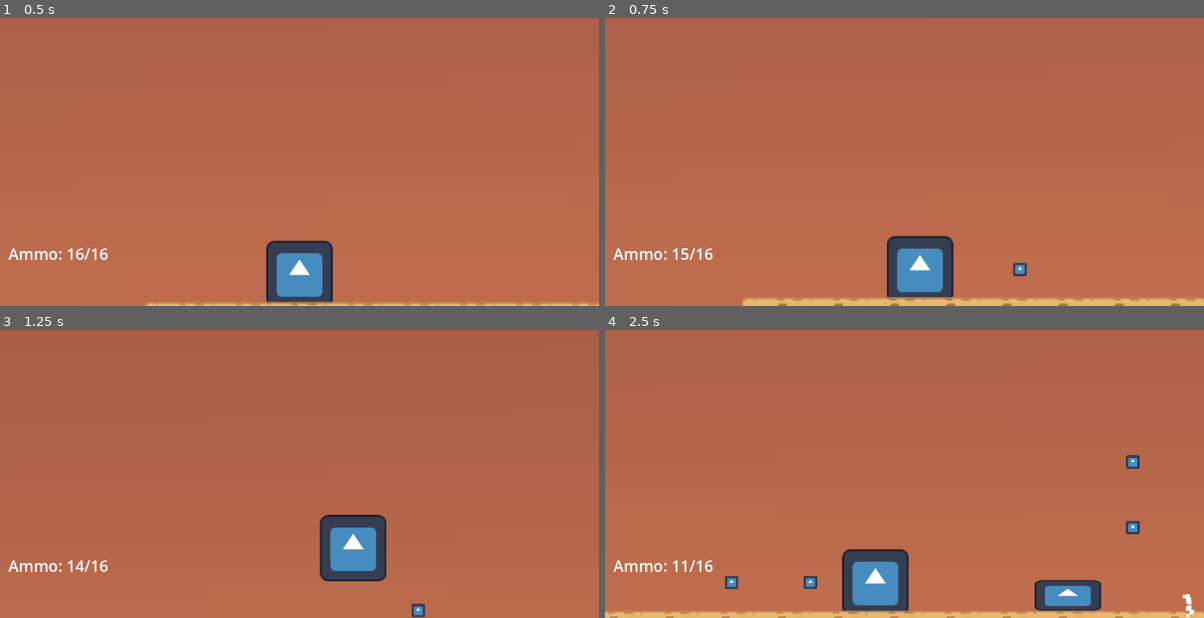
Above: before the commit, frames 1-4 (two rows, left to right).
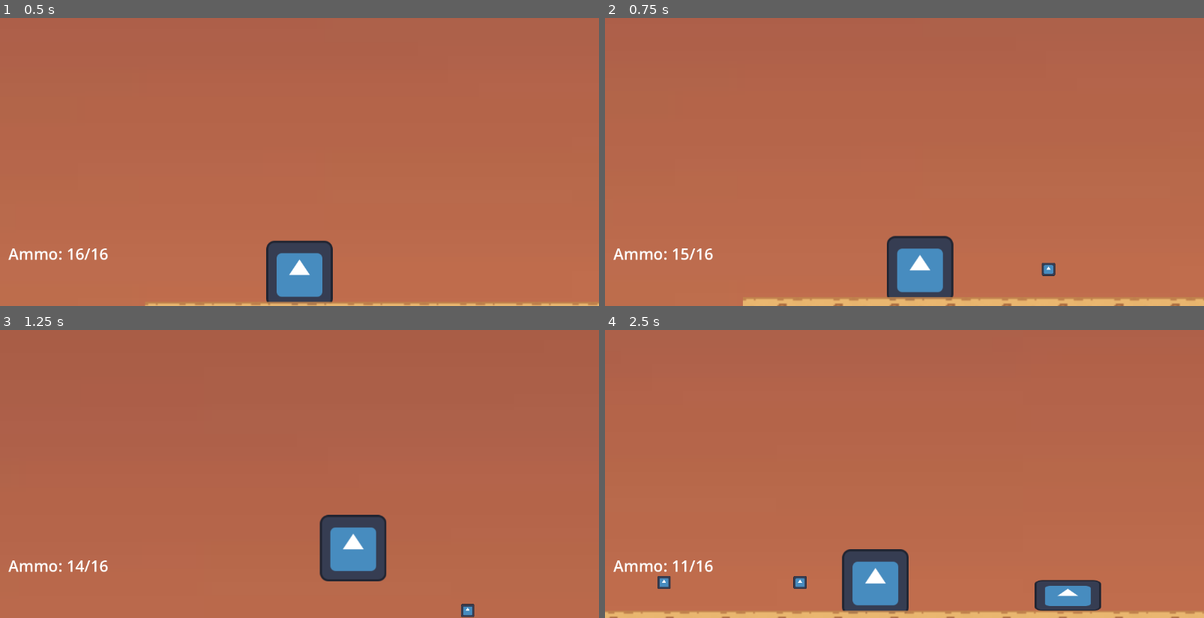
Above: after the commit, the same moments.

Repository: dzfrias/gladiator
Game: Godot game, scene res://scenes/level_playtest.tscn
Same seed, same stepped clock (60 frames per second), same inputs: the game is played once before the commit and once after it. This scene is started directly instead of the project's main scene. The engine's default icon, where the game draws it, is replaced by a stand-in: a white triangle on a blue panel in a dark square.
Inputs (mouse positions are in pixels of both pictures, inside the frame that each line leads up to):
- Up to frame 1 (0.5 s): no input
- Up to frame 2 (0.75 s): move the mouse to (1036, 121) at 0.52 s; press the mouse at (1036, 121) at 0.53 s; hold D (right) from 0.53 s (still down)
- Up to frame 3 (1.25 s): keep holding D (right); tap Space (jump) at 0.77, 1.07 s
- Up to frame 4 (2.5 s): move the mouse to (784, 468) at 1.27 s; release the mouse at (784, 468) at 1.28 s; tap S (crouch) at 1.35 s; tap Space (jump) at 1.52, 1.82 s; click (784, 468) at 1.55 s; move the mouse to (964, 376) at 2.02 s; release D (right) at 2.03 s; press the mouse at (964, 376) at 2.03 s; hold A (left) from 2.03 s (still down)

Frame 1 is identical in both runs. In frame 2, 0.2% of the frame differs, in the area x 68-76%, y 84-90%; in frame 3, 0.2%; in frame 4, 0.7%, in the area x 8-99%, y 43-100%.

Commit message:
combine projectile scripts

Diff:
--- a/scenes/projectile.tscn
+++ b/scenes/projectile.tscn
@@ -1,22 +1,18 @@
 [gd_scene load_steps=4 format=3 uid="uid://dcp3huoajqaue"]
 
-[ext_resource type="Script" path="res://scripts/projectile.gd" id="1_ppors"]
+[ext_resource type="Script" path="res://scripts/horizontal_projectile.gd" id="1_7bmss"]
 [ext_resource type="Texture2D" uid="uid://dccns2r7l5dx3" path="res://assets/icon.svg" id="2_gw7xd"]
 
 [sub_resource type="RectangleShape2D" id="RectangleShape2D_il7q4"]
 size = Vector2(26, 26)
 
-[node name="Projectile" type="Node2D" node_paths=PackedStringArray("area2D")]
-script = ExtResource("1_ppors")
-area2D = NodePath("Area2D")
-speed = 10.0
+[node name="Area2D" type="Area2D"]
+collision_mask = 3
+script = ExtResource("1_7bmss")
+
+[node name="CollisionShape2D" type="CollisionShape2D" parent="."]
+shape = SubResource("RectangleShape2D_il7q4")
 
 [node name="Sprite2D" type="Sprite2D" parent="."]
 scale = Vector2(0.2, 0.2)
 texture = ExtResource("2_gw7xd")
-
-[node name="Area2D" type="Area2D" parent="."]
-collision_mask = 3
-
-[node name="CollisionShape2D" type="CollisionShape2D" parent="Area2D"]
-shape = SubResource("RectangleShape2D_il7q4")
--- a/scripts/horizontal_projectile.gd
+++ b/scripts/horizontal_projectile.gd
@@ -14,7 +14,7 @@
 	position += velocity * delta
 
 func _on_body_entered(body: Node2D) -> void:
-	if body is Player:
-		var player := body as Player
-		player.damage(damage, velocity.normalized())
+	for child in body.get_children():
+		if child is Health:
+			child.take_damage(damage, velocity.normalized())
 	queue_free()
--- a/scripts/player/weapon.gd
+++ b/scripts/player/weapon.gd
@@ -28,13 +28,17 @@
 		return
 
 	var space_state = get_world_2d().direct_space_state
-	var direction = Vector2(Player.Instance.get_direction(), 0)
 
-	var projectile = projectile_prefab.instantiate() as Projectile
-	projectile._set_direction(direction)
-	projectile._set_damage(weapon_stats.damage)
+	var projectile = projectile_prefab.instantiate() as HorizontalProjectile
+	var angle: float
+	if Player.Instance.get_direction() == 1:
+		angle = 0.0
+	else:
+		angle = PI
+	projectile.fire(weapon_stats.projectile_speed, angle)
+	projectile.damage = weapon_stats.damage
+	projectile.global_position = global_position
 	get_tree().root.add_child(projectile)
-	projectile.global_position = global_position
 
 
 	ammo -= 1
--- a/scripts/projectile.gd
+++ /dev/null
@@ -1,33 +0,0 @@
-class_name Projectile extends Node2D
-
-@export var area2D: Area2D
-@export var speed: float
-var _damage
-var _direction
-
-func _ready() -> void:
-	area2D.body_entered.connect(_on_body_entered)
-	area2D.area_entered.connect(_on_area_entered)
-
-func _set_direction(direction):
-	_direction = direction
-
-func _set_damage(damage):
-	_damage = damage
-
-func _process(delta: float) -> void:
-	global_position.x += _direction.x * speed
-
-func _on_body_entered(body: Node2D):
-	for child in body.get_children():
-		if child is Health:
-			var health = child as Health
-			health.take_damage(_damage, _direction)
-	queue_free()
-
-func _on_area_entered(area: Area2D):
-	for child in area.get_children():
-		if child is Health:
-			var health = child as Health
-			health.take_damage(_damage, _direction)
-	queue_free()
--- a/scripts/resources/weapon_stats.gd
+++ b/scripts/resources/weapon_stats.gd
@@ -6,3 +6,4 @@
 @export var max_ammo: int = 8
 @export var firing_interval: float = 0.5
 @export var knockback: float = 1000
+@export var projectile_speed: float = 900
